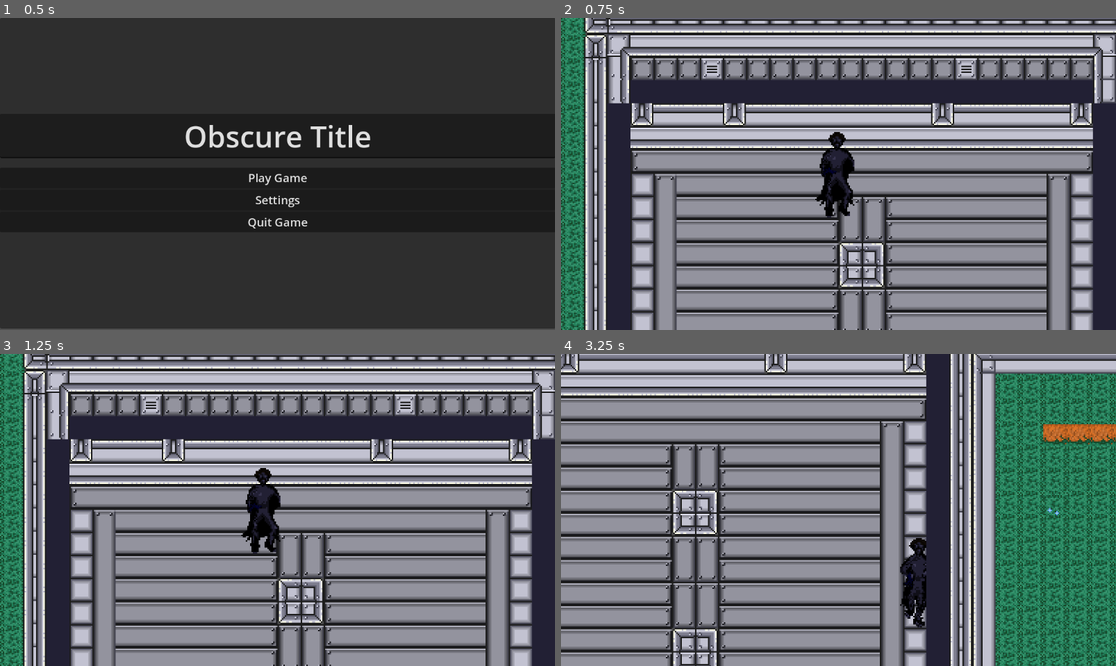
Above: before the commit, frames 1-4 (two rows, left to right).
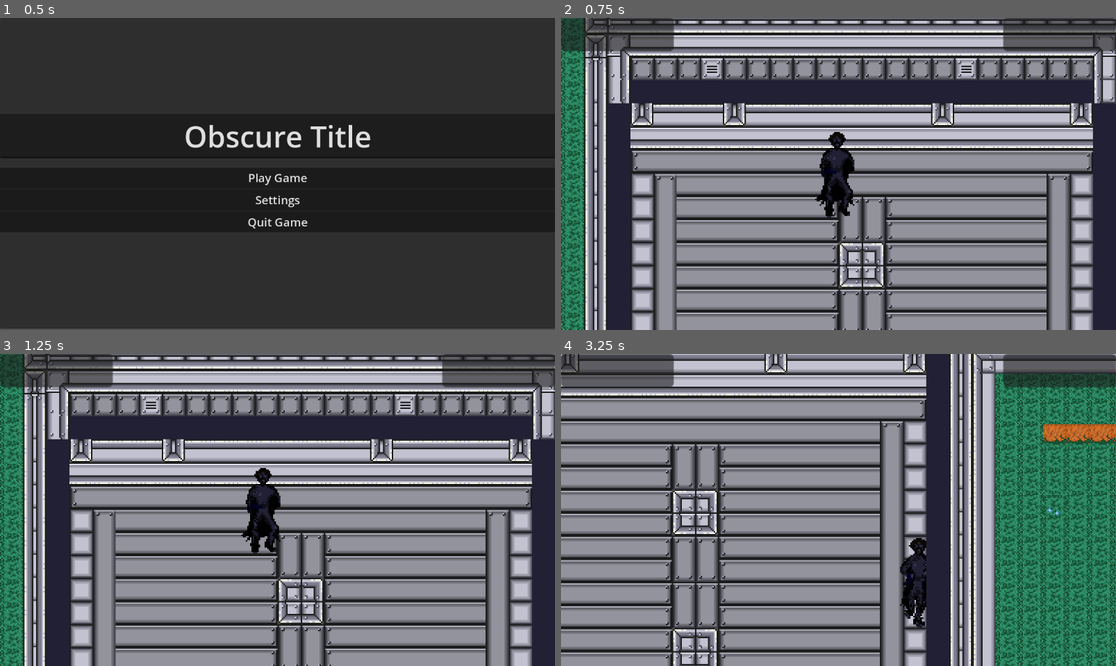
Above: after the commit, the same moments.

Repository: MoeOverload/ScreamJam_2025
Game: Godot game, scene res://scenes/mainMenu/main_menu.tscn
The game is run twice, just before and just after one commit, with the same random seed, the same clock (stepped at 60 frames per second) and the same inputs.
Inputs (mouse positions are in pixels of both pictures, inside the frame that each line leads up to):
- Up to frame 1 (0.5 s): no input
- Up to frame 2 (0.75 s): click "Play Game" at 0.5 s
- Up to frame 3 (1.25 s): no input
- Up to frame 4 (3.25 s): tap Enter at 1.25 s; move the mouse to (960, 494) at 1.27 s; hold D (right) 1.28-2.03 s; tap Shift (dash) at 1.35, 2.1, 2.85 s; click (960, 494) at 1.42 s; move the mouse to (727, 525) at 2.02 s; hold S (down) 2.03-2.78 s; move the mouse to (894, 441) at 2.77 s; hold D (right) from 2.78 s (still down)

Frame 1 is identical in both runs. In frame 2, 3.5% of the frame differs, in the area x 0-100%, y 0-11%; in frame 3, 3.5%; in frame 4, 4.1%.

Commit message:
added hud

Diff:
--- a/zombie-lab-escape/main.tscn
+++ b/zombie-lab-escape/main.tscn
@@ -152,6 +152,32 @@
 theme_override_font_sizes/font_size = 12
 text = "Quit To Menu"
 
+[node name="player_hud" type="Control" parent="Camera2D"]
+layout_mode = 3
+anchors_preset = 0
+offset_right = 40.0
+offset_bottom = 40.0
+
+[node name="PanelContainer" type="PanelContainer" parent="Camera2D/player_hud"]
+layout_mode = 0
+offset_left = 114.0
+offset_top = -108.0
+offset_right = 192.0
+offset_bottom = -91.0
+
+[node name="player_health" type="Label" parent="Camera2D/player_hud/PanelContainer"]
+layout_mode = 2
+
+[node name="PanelContainer2" type="PanelContainer" parent="Camera2D/player_hud"]
+layout_mode = 0
+offset_left = -192.0
+offset_top = -108.0
+offset_right = -114.0
+offset_bottom = -85.0
+
+[node name="day_counter" type="Label" parent="Camera2D/player_hud/PanelContainer2"]
+layout_mode = 2
+
 [node name="player" parent="." instance=ExtResource("2_h2yge")]
 
 [node name="enemySpawner" parent="." instance=ExtResource("5_lquwl")]
